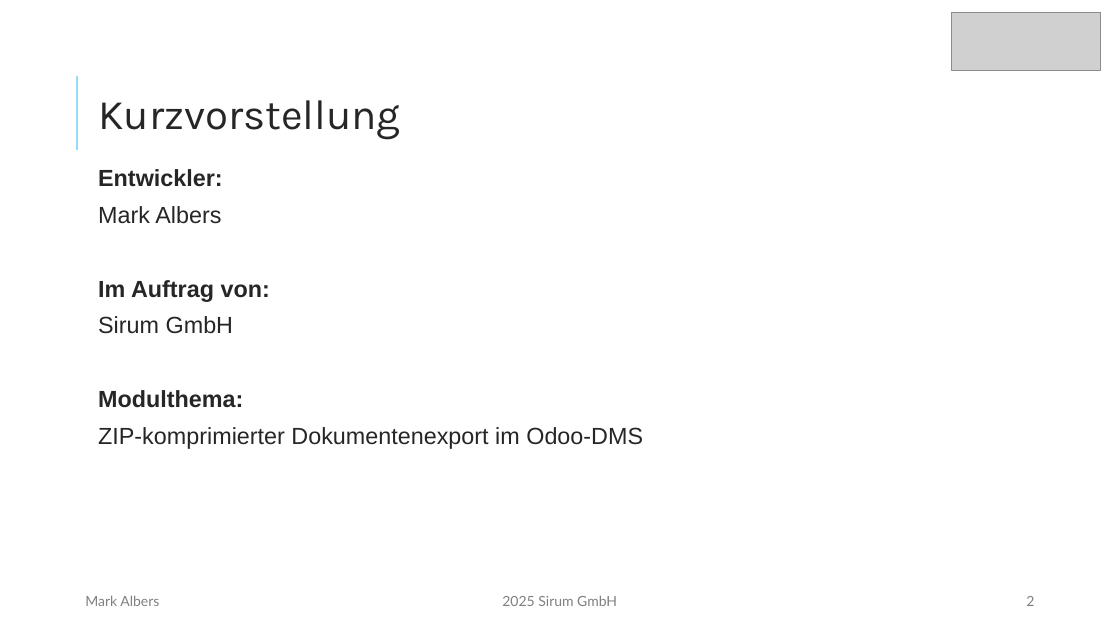
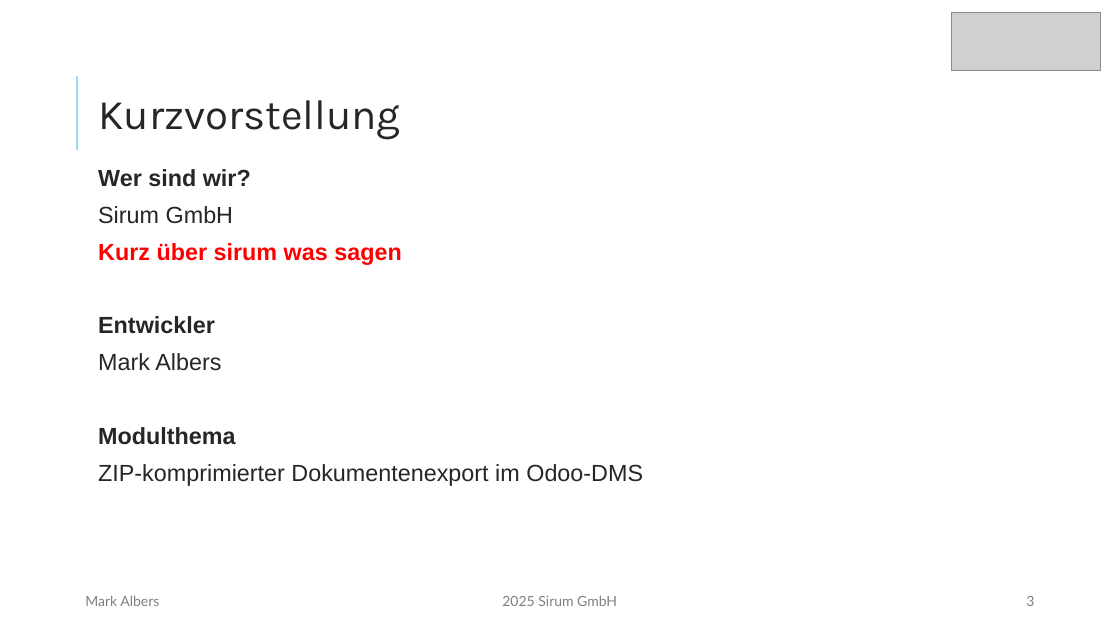
Before and after one commit to mork02/IHK-Projekt, a slide deck: slide 3 of Präsentation/Entwicklung eines Odoo-Moduls zur ZIP-komprimierten Dateiverwaltung im Dokumentenmanagementsystem.pptx (slide 2 before the commit). Drawn at 1120x630 pixels with LibreOffice and Linux fonts; fonts in the diff are those of the drawing; grey boxes stand for pictures. Boxes give left, top, right and bottom in pixels: in the first picture for what was removed or moved away, otherwise in the second. Text is boxed around its words. In the diff, an @@ line names an element or a change of style, - is before the commit and + after.

```diff
--- a/Präsentation/Entwicklung eines Odoo-Moduls zur ZIP-komprimierten Dateiverwaltung im Dokumentenmanagementsystem.pptx
+++ b/Präsentation/Entwicklung eines Odoo-Moduls zur ZIP-komprimierten Dateiverwaltung im Dokumentenmanagementsystem.pptx
@@ text at box(98, 169, 401, 334): text changed @@
-Entwickler:
+Wer sind wir?
+Sirum GmbH
+Kurz über sirum was sagen
+Entwickler
@@ text at box(98, 427, 235, 445): text changed @@
-Im Auftrag von:
-Sirum GmbH
-Modulthema:
+Modulthema
@@ page number at box(1026, 596, 1034, 606): text changed @@
-2
+3
```
Also in this commit, not shown: 6 other slides changed, 1 slide added, 1 slide removed.
